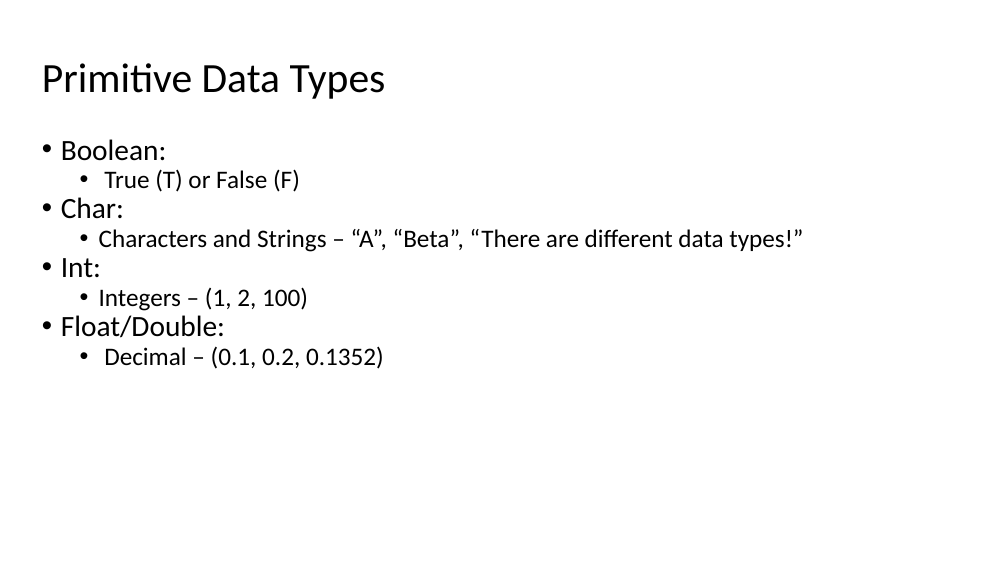
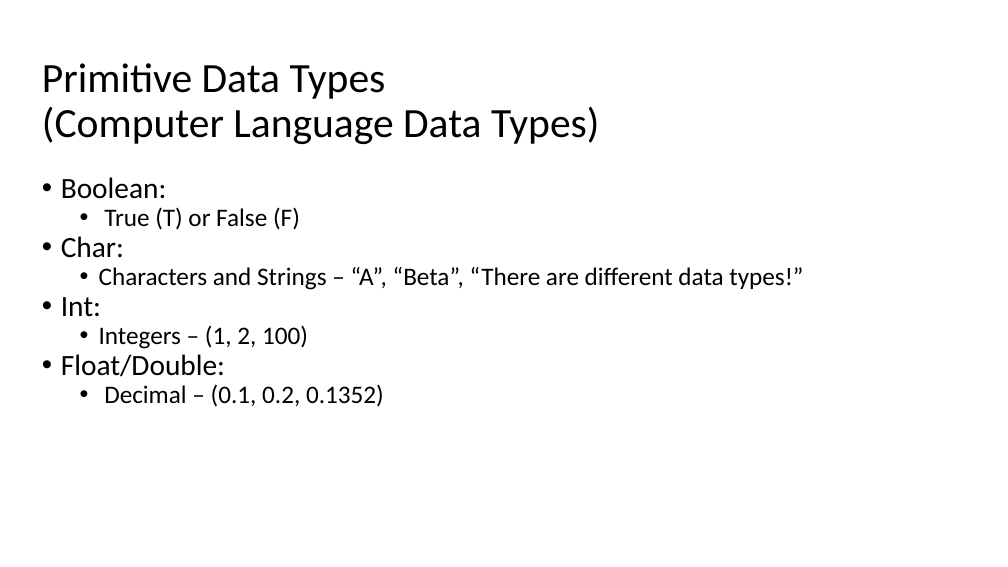
Before and after one commit to RAJohansen/UCL_Workshops, a slide deck: slide 13 of Intro_to_R/Introduction to R.pptx (slide 11 before the commit). Drawn at 1008x567 pixels with LibreOffice and Linux fonts; fonts in the diff are those of the drawing. Boxes give left, top, right and bottom in pixels: in the first picture for what was removed or moved away, otherwise in the second. Text is boxed around its words. In the diff, an @@ line names an element or a change of style, - is before the commit and + after.

```diff
--- a/Intro_to_R/Introduction to R.pptx
+++ b/Intro_to_R/Introduction to R.pptx
@@ title at box(42, 63, 600, 144): text changed @@
-Primitive Data Types
+Primitive Data Types
+(Computer Language Data Types)
@@ text "Boolean:": place and size @@
-text "Boolean:" at box(61, 139, 803, 369)
+text "Boolean:" at box(61, 177, 803, 407)
```
Also in this commit, not shown: 6 other slides changed, 5 slides added, 7 slides removed.
